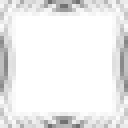
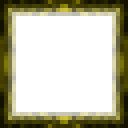
The second 128px x 128px image is a revision of the first. Changes to its layers:
painted on "Selected frame" over [0, 0, 128, 128]
